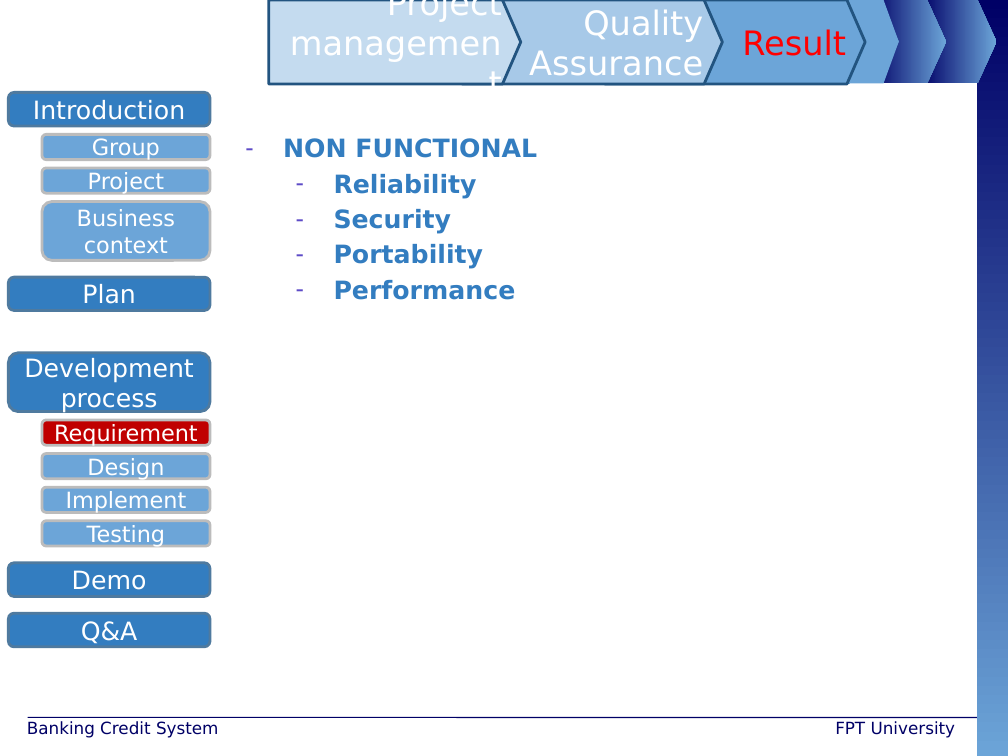
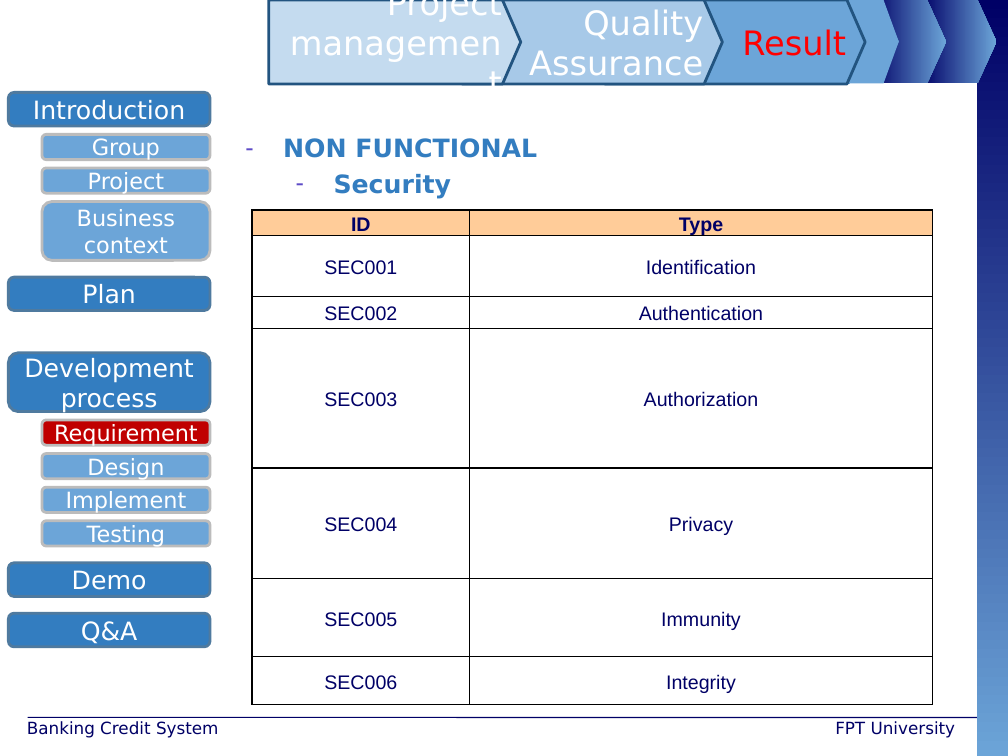
Before and after one commit to maily89/fbdm, a slide deck: slide 11 of Deliverables/FBD-Ly - slide.pptx (slide 10 before the commit). Drawn at 1008x756 pixels with LibreOffice and Linux fonts; fonts in the diff are those of the drawing; background and template pictures are left out. Boxes give left, top, right and bottom in pixels: in the first picture for what was removed or moved away, otherwise in the second. Text is boxed around its words. In the diff, an @@ line names an element or a change of style, - is before the commit and + after.

```diff
--- a/Deliverables/FBD-Ly - slide.pptx
+++ b/Deliverables/FBD-Ly - slide.pptx
@@ text at <box>334,174,477,199</box>: paragraph removed @@
-  – Reliability
@@ table added at <box>252,210,932,705</box>, 7 rows, 2 columns @@
+ID | Type
+SEC001 | Identification
+SEC002 | Authentication
+SEC003 | Authorization
+SEC004 | Privacy
+SEC005 | Immunity
+SEC006 | Integrity
@@ text at <box>334,244,516,300</box>: paragraphs removed @@
-  – Portability
-  – Performance
```
Also in this commit, not shown: 1 other slide changed, 3 slides added.
